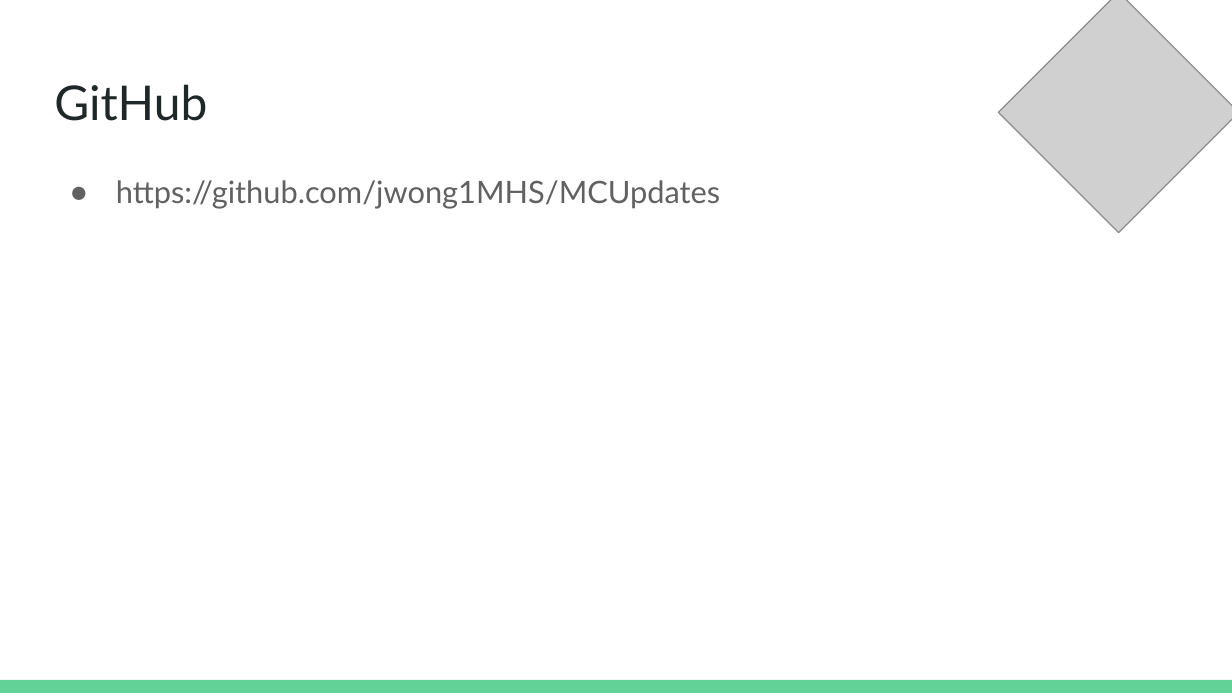
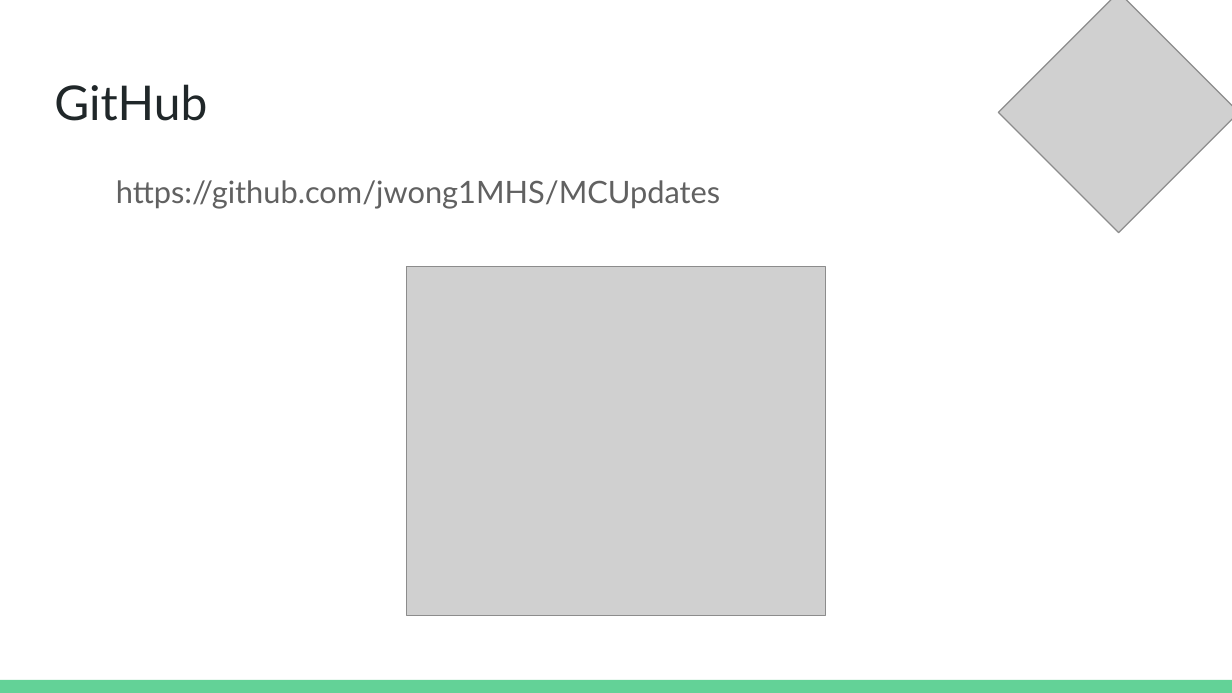
Before and after one commit to jwong1MHS/MCUpdates, a slide deck: slide 12 of Website.pptx. Drawn at 1232x693 pixels with LibreOffice and Linux fonts; fonts in the diff are those of the drawing; grey boxes stand for pictures. Boxes give left, top, right and bottom in pixels: in the first picture for what was removed or moved away, otherwise in the second. Text is boxed around its words. In the diff, an @@ line names an element or a change of style, - is before the commit and + after.

```diff
--- a/Website.pptx
+++ b/Website.pptx
@@ text "https://github.com/jwong1MHS/MCUpdates" at <box>116,180,720,209</box>: bullet ● to none; more space between paragraphs @@
@@ picture added at <box>407,267,825,616</box> @@
```
Also in this commit, not shown: 1 other slide changed, 57 other files.
